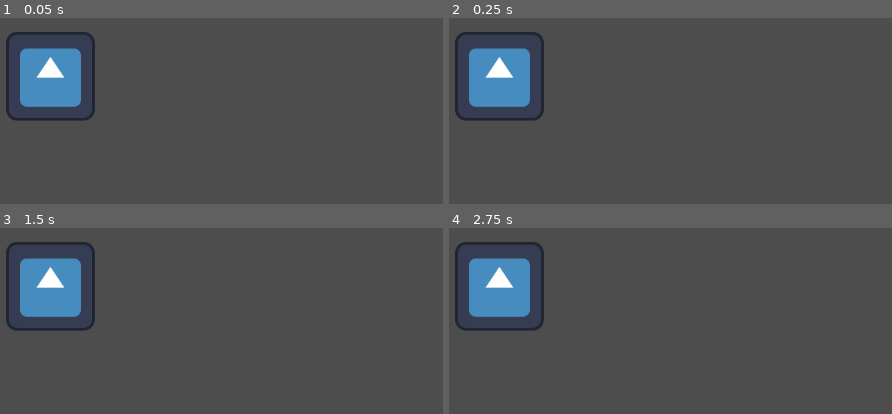
Above: before the commit, frames 1-4 (two rows, left to right).
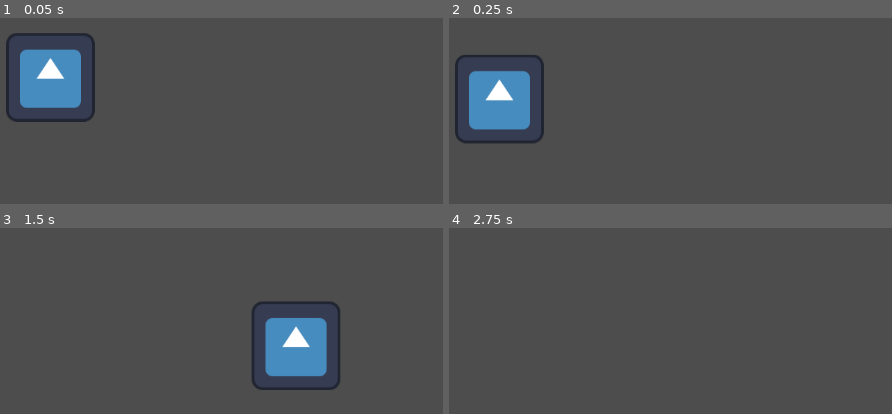
Above: after the commit, the same moments.

Repository: SpicyTime/WeaponPort
Game: Godot game, scene res://main/main.tscn
Two runs of this game, one before a commit and one after it. Both use one fixed random seed, a clock stepped at 60 frames per second and the inputs below. The engine's default icon, where the game draws it, is replaced by a stand-in: a white triangle on a blue panel in a dark square.
Inputs:
- Up to frame 1 (0.05 s): no input
- Up to frame 2 (0.25 s): no input
- Up to frame 3 (1.5 s): hold Space (jump) 0.53-1.28 s; hold D (move_right) from 0.53 s (still down); tap Space (jump) at 1.35 s
- Up to frame 4 (2.75 s): tap Space (jump) at 1.52, 1.82 s; release D (move_right) at 2.03 s; hold A (move_left) from 2.03 s (still down); hold Space (jump) from 2.03 s (still down)

The runs differ from the first frame. In frame 1, 0.7% of the frame differs, in the area x 1-21%, y 7-56%; in frame 2, 5.2%; in frame 3, 11%, in the area x 1-77%, y 7-88%; in frame 4, 5.6%.

Commit message:
Added Fall State

Diff:
--- a/player/player.gd
+++ b/player/player.gd
@@ -3,10 +3,11 @@
 const JUMP_FORCE: float = -200
 var direction_vector: Vector2 = Vector2.ZERO
 var jump: bool = false
+var has_jumped: bool = false
 @onready var state_machine: StateMachine = $StateMachine
 
 func _ready() -> void:
-	state_machine.set_state_priority(["Jump", "Run", "Idle"])
+	state_machine.set_state_priority(["Jump", "Run", "Idle", "Fall"])
 	state_machine.enter_state("Idle")
 
 
@@ -17,4 +18,7 @@
 # Specifically movement
 func _handle_movment_input() -> void:
 	direction_vector.x = Input.get_axis("move_left", "move_right")
-	jump = true
+	jump = false
+	if Input.is_action_pressed("jump"):
+		jump = true
+		has_jumped = true
--- a/player/player.tscn
+++ b/player/player.tscn
@@ -6,6 +6,7 @@
 [ext_resource type="PackedScene" uid="uid://s7ok5xja3ic6" path="res://state_machine/states/idle.tscn" id="4_boad6"]
 [ext_resource type="PackedScene" uid="uid://yp4l3ax7gebe" path="res://state_machine/states/run.tscn" id="5_rgyib"]
 [ext_resource type="PackedScene" uid="uid://b8nhyfjrbxw6t" path="res://state_machine/states/jump.tscn" id="6_g6k8r"]
+[ext_resource type="PackedScene" uid="uid://f0e5pqv72sel" path="res://state_machine/states/fall.tscn" id="7_boad6"]
 
 [sub_resource type="RectangleShape2D" id="RectangleShape2D_qjkh3"]
 
@@ -28,3 +29,11 @@
 acceleration = 1000.0
 
 [node name="Jump" parent="StateMachine" instance=ExtResource("6_g6k8r")]
+max_speed = 500.0
+friction = 1000.0
+acceleration = 1000.0
+
+[node name="Fall" parent="StateMachine" instance=ExtResource("7_boad6")]
+max_speed = 500.0
+friction = 1000.0
+acceleration = 1000.0
--- a/state_machine/states/fall_state.gd
+++ b/state_machine/states/fall_state.gd
@@ -1 +1,15 @@
 extends State
+@export var max_speed: float = 0.0
+@export var friction: float = 0.0
+@export var acceleration: float = 0.0
+
+func enter(_prev_state: String = "") -> void:
+	super.enter()
+
+func can_enter(_prev_state: String = "") -> bool:
+	return not modify_node.is_on_floor() and modify_node.velocity.y >= 0
+
+
+func update(delta: float) -> void:
+	_handle_fall(delta)
+	_handle_horizontal_movement(max_speed, friction, acceleration, delta)
--- a/state_machine/states/idle_state.gd
+++ b/state_machine/states/idle_state.gd
@@ -5,3 +5,6 @@
 func can_enter(_prev_state_name: String = "") -> bool:
 	print(modify_node.is_on_floor())
 	return modify_node.is_on_floor() and abs(modify_node.velocity.x) <= 3.0
+
+func update(_delta: float) -> void:
+	pass
--- a/state_machine/states/jump_state.gd
+++ b/state_machine/states/jump_state.gd
@@ -1,12 +1,19 @@
 extends State
-@export var jump_force: float = -250
+@export var max_speed: float = 0.0
+@export var friction: float = 0.0
+@export var acceleration: float = 0.0
+
+@export var jump_force: float = -500
+
 func enter(_prev_state_name: String = "") -> void:
+	super.enter()
 	modify_node.velocity.y += jump_force
 
 
 func can_enter(_prev_state_name: String = "") -> bool:
-	return modify_node.is_on_floor() and modify_node.jump
+	return modify_node.is_on_floor() and (modify_node.jump or modify_node.velocity.y < 0)
 
 
 func update(delta) -> void:
 	_handle_fall(delta)
+	_handle_horizontal_movement(max_speed, friction, acceleration, delta)
--- a/state_machine/states/run_state.gd
+++ b/state_machine/states/run_state.gd
@@ -2,6 +2,9 @@
 @export var max_speed: float = 0.0
 @export var friction: float = 0.0
 @export var acceleration: float = 0.0
+func enter(_prev_state: String = "") -> void:
+	super.enter()
+
 
 func can_enter(_prev_state_name: String = "") -> bool:
 	return modify_node.is_on_floor() and (modify_node.direction_vector.x != 0 or modify_node.velocity.x != 0)
Not shown, changed: export_presets.cfg
Not shown: 1 places in player/player.tscn that only renumber resources
